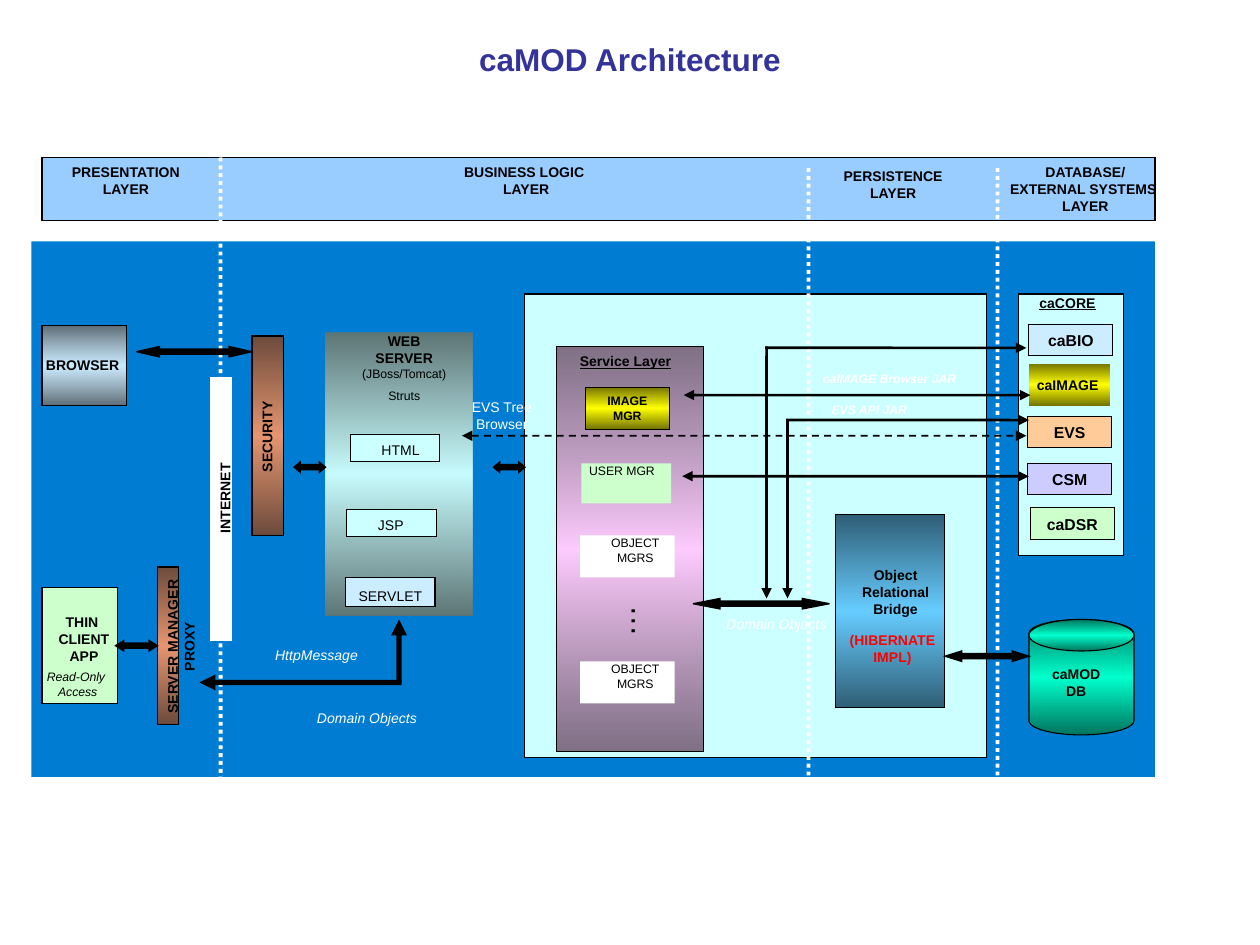
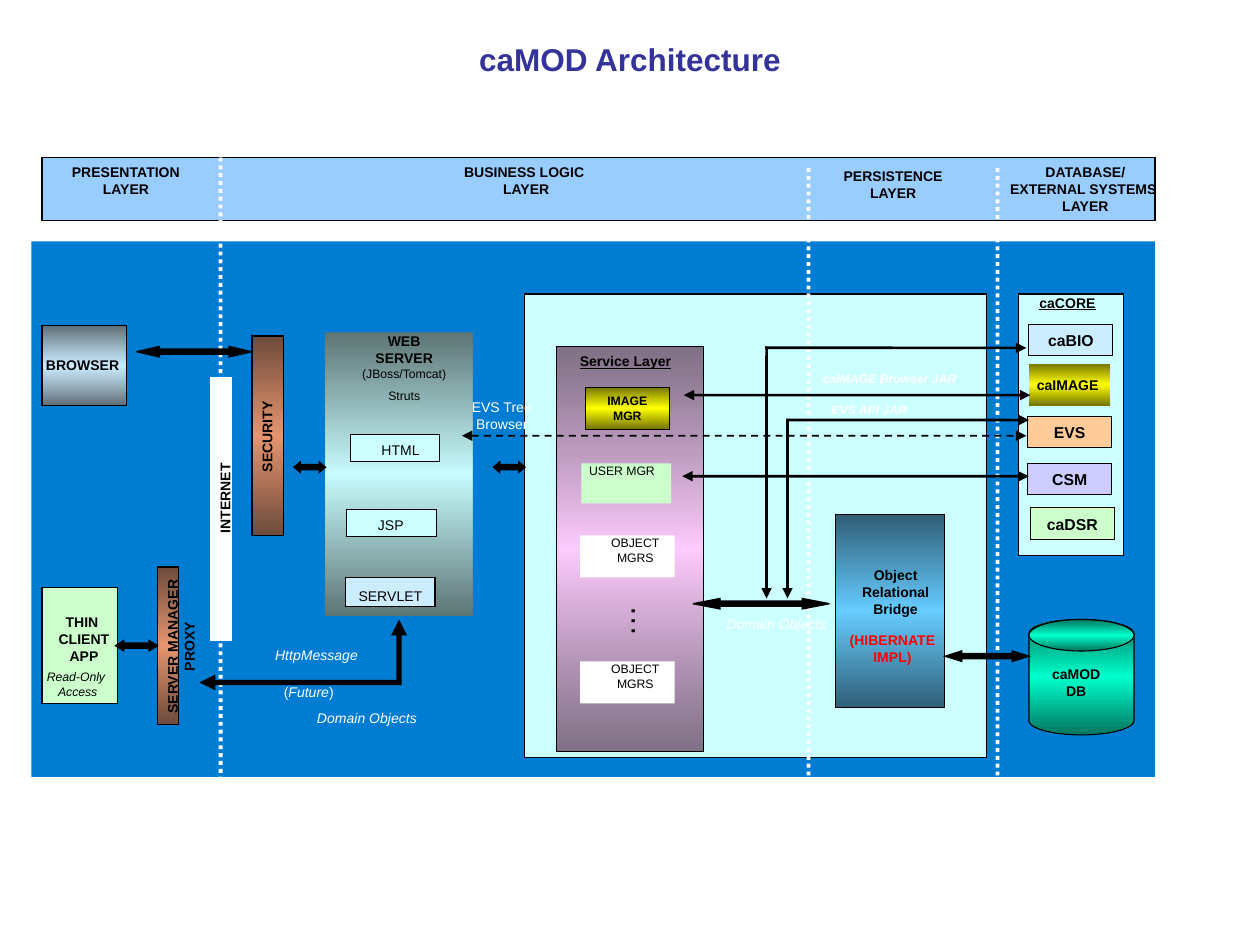
Before and after one commit to NCIP/camod-docs, a slide deck: slide 1 of artifacts/architecture/caMOD Architecture_10112005.ppt. Drawn at 1260x945 pixels with LibreOffice and Linux fonts; fonts in the diff are those of the drawing; background and template pictures are left out. Boxes give left, top, right and bottom in pixels: in the first picture for what was removed or moved away, otherwise in the second. Text is boxed around its words. In the diff, an @@ line names an element or a change of style, - is before the commit and + after.

Commit message:
Slight modificataion
SVN-Revision: 682

```diff
--- a/artifacts/architecture/caMOD Architecture_10112005.ppt
+++ b/artifacts/architecture/caMOD Architecture_10112005.ppt
@@ text added at (284,687,334,700), 8 pt, text #FFFFFF, italic @@
+(Future)
```
